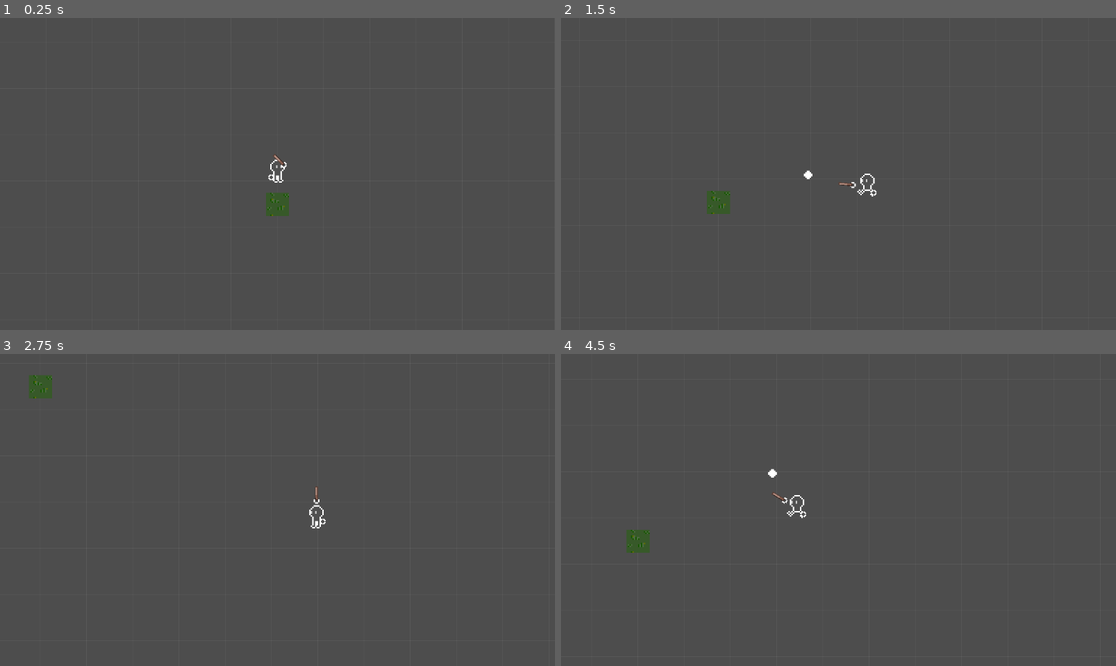
Above: before the commit, frames 1-4 (two rows, left to right).
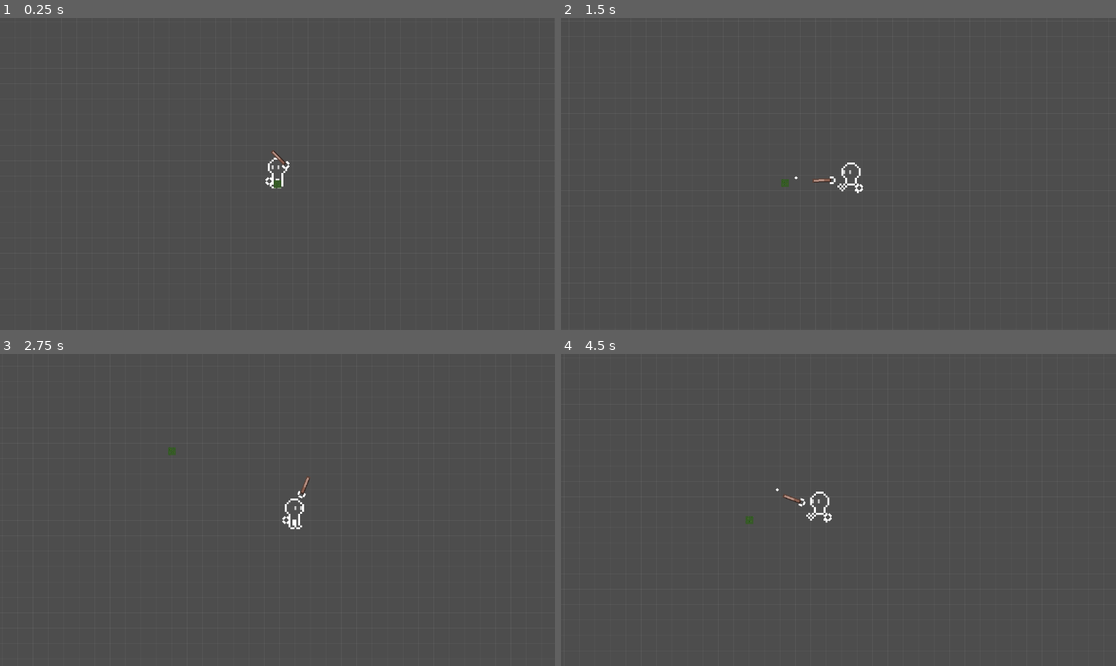
Above: after the commit, the same moments.

Repository: xharris/magicmissiles
Game: Godot game, scene res://game.tscn
Two runs of this game, one before a commit and one after it. Both use one fixed random seed, a clock stepped at 60 frames per second and the inputs below.
Inputs (mouse positions are in pixels of both pictures, inside the frame that each line leads up to):
- Up to frame 1 (0.25 s): no input
- Up to frame 2 (1.5 s): move the mouse to (960, 158) at 0.52 s; hold D (right) 0.53-1.28 s; click (960, 158) at 0.6 s; move the mouse to (727, 189) at 1.27 s; hold S (down) from 1.28 s (still down); click (727, 189) at 1.35 s
- Up to frame 3 (2.75 s): move the mouse to (333, 441) at 2.02 s; release S (down) at 2.03 s; hold D (right) from 2.03 s (still down); click (333, 441) at 2.1 s
- Up to frame 4 (4.5 s): move the mouse to (810, 572) at 2.77 s; release D (right) at 2.78 s; hold W (up) 2.78-3.53 s; click (810, 572) at 2.85 s; move the mouse to (1005, 556) at 3.52 s; hold A (left) from 3.53 s (still down); click (1005, 556) at 3.6 s; move the mouse to (672, 463) at 4.27 s; click (672, 463) at 4.35 s

The runs differ from the first frame. In frame 1, 0.5% of the frame differs, in the area x 47-53%, y 42-64%; in frame 2, 0.6%; in frame 3, 0.6%; in frame 4, 0.7%, in the area x 11-49%, y 36-64%.

Commit message:
fixes player sprite scale affecting velocity

Diff:
--- a/entities/player/player.gd
+++ b/entities/player/player.gd
@@ -8,6 +8,7 @@
 @onready var hurtbox: Hurtbox = %Hurtbox
 
 @export var magic_configs: Array[MagicConfig]
+@export var move_speed: int = 200
 
 func _process(delta: float) -> void:
     sprite.face_direction = control.aim_direction
@@ -17,8 +18,8 @@
         (global_position - control.aim_position).length(),
         20, 40, 0, 1), 0, 1)
     # movement
-    velocity = velocity.lerp(control.move_direction * 150, delta * 5)
-    sprite.walk_speed = clampf(velocity.length() / 150, 0, 1)
+    velocity = velocity.lerp(control.move_direction * move_speed / global_scale, delta * 5)
+    sprite.walk_speed = clampf(velocity.length() / move_speed, 0, 1)
     move_and_slide()
 
 func _ready() -> void:
--- a/entities/player/player.tscn
+++ b/entities/player/player.tscn
@@ -10,15 +10,11 @@
 [ext_resource type="PackedScene" uid="uid://blpscog2fybow" path="res://components/hurtbox/hurtbox.tscn" id="7_qiwj3"]
 
 [sub_resource type="CircleShape2D" id="CircleShape2D_sglur"]
-radius = 4.0
+radius = 12.0416
 
 [node name="Player" type="CharacterBody2D"]
 collision_mask = 3
 script = ExtResource("1_sglur")
-
-[node name="CollisionShape2D" type="CollisionShape2D" parent="."]
-position = Vector2(0, -2)
-shape = SubResource("CircleShape2D_sglur")
 
 [node name="PlayerControl" parent="." instance=ExtResource("2_abrql")]
 unique_name_in_owner = true
@@ -28,6 +24,7 @@
 
 [node name="Visual" type="Node2D" parent="."]
 position = Vector2(0, -7)
+scale = Vector2(4, 4)
 
 [node name="ActorSprite" parent="Visual" instance=ExtResource("2_sglur")]
 unique_name_in_owner = true
@@ -38,5 +35,9 @@
 [node name="Arms" parent="Visual" instance=ExtResource("6_8fjmc")]
 unique_name_in_owner = true
 
+[node name="CollisionShape2D" type="CollisionShape2D" parent="."]
+position = Vector2(0, 15)
+shape = SubResource("CircleShape2D_sglur")
+
 [node name="Hurtbox" parent="." instance=ExtResource("7_qiwj3")]
 unique_name_in_owner = true
--- a/levels/dev/dev.tscn
+++ b/levels/dev/dev.tscn
@@ -15,7 +15,6 @@
 
 [node name="CameraFocusManager" parent="." instance=ExtResource("3_qf2dv")]
 unique_name_in_owner = true
-zoom = Vector2(3, 3)
 
 [node name="Grass" type="Sprite2D" parent="."]
 position = Vector2(0, 16)
--- a/levels/forest/forest.tscn
+++ b/levels/forest/forest.tscn
@@ -131,7 +131,6 @@
 
 [node name="Player" parent="Entities" instance=ExtResource("4_k84yl")]
 position = Vector2(1952, 800)
-scale = Vector2(4, 4)
 
 [node name="Trees" type="Node2D" parent="Entities"]
 y_sort_enabled = true
